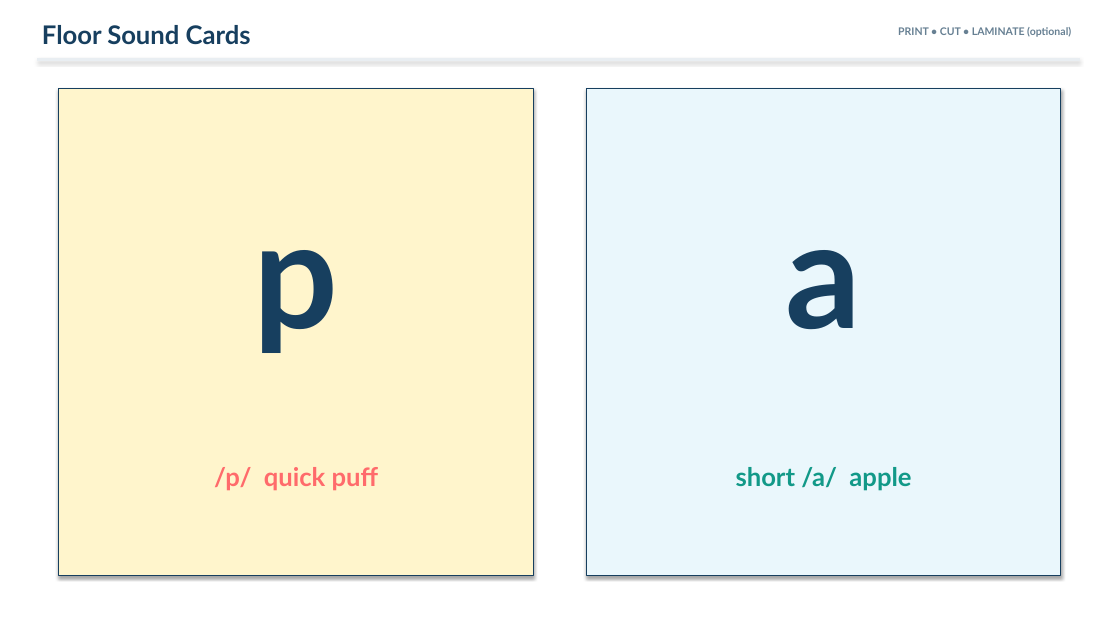
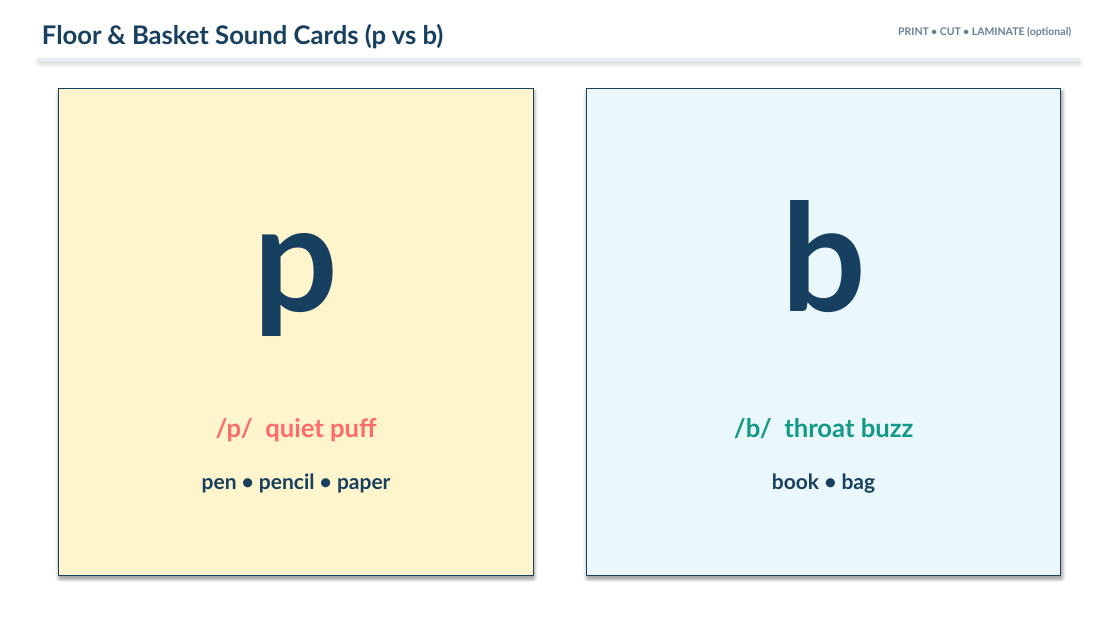
Before and after one commit to earthonliner/EnglishLearner, a slide deck: slide 35 of lesson-plans/our-world-starter-lesson1-my-school.pptx. Drawn at 1120x630 pixels with LibreOffice and Linux fonts; fonts in the diff are those of the drawing. Boxes give left, top, right and bottom in pixels: in the first picture for what was removed or moved away, otherwise in the second. Text is boxed around its words. In the diff, an @@ line names an element or a change of style, - is before the commit and + after.

```diff
--- a/lesson-plans/our-world-starter-lesson1-my-school.pptx
+++ b/lesson-plans/our-world-starter-lesson1-my-school.pptx
@@ text at [42,24,444,49]: text changed @@
-Floor Sound Cards
+Floor & Basket Sound Cards (p vs b)
@@ text "p": place and size @@
-text "p" at [254,250,339,353]
+text "p" at [254,233,339,336]
@@ text added at [781,200,866,312], 128 pt, text #173F5F, bold @@
+b
@@ text removed at [786,250,862,329] @@
-a
@@ text at [216,418,377,442]: text changed @@
-/p/ quick puff
+/p/ quiet puff
@@ text added at [734,418,914,439], 22 pt, text #129988, bold @@
+/b/ throat buzz
@@ text added at [202,473,391,493], 18 pt, text #173F5F, bold @@
+pen • pencil • paper
@@ text removed at [736,467,911,491] @@
-short /a/ apple
@@ text added at [772,473,876,493], 18 pt, text #173F5F, bold @@
+book • bag
```
Also in this commit, not shown: 18 other slides changed, 4 slides added, 4 slides removed, 3 other files.
